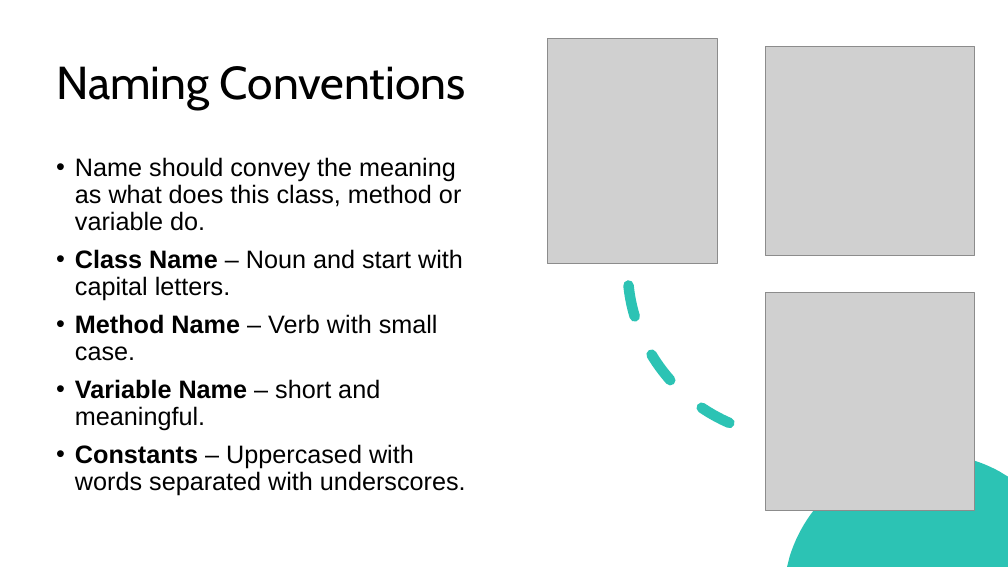
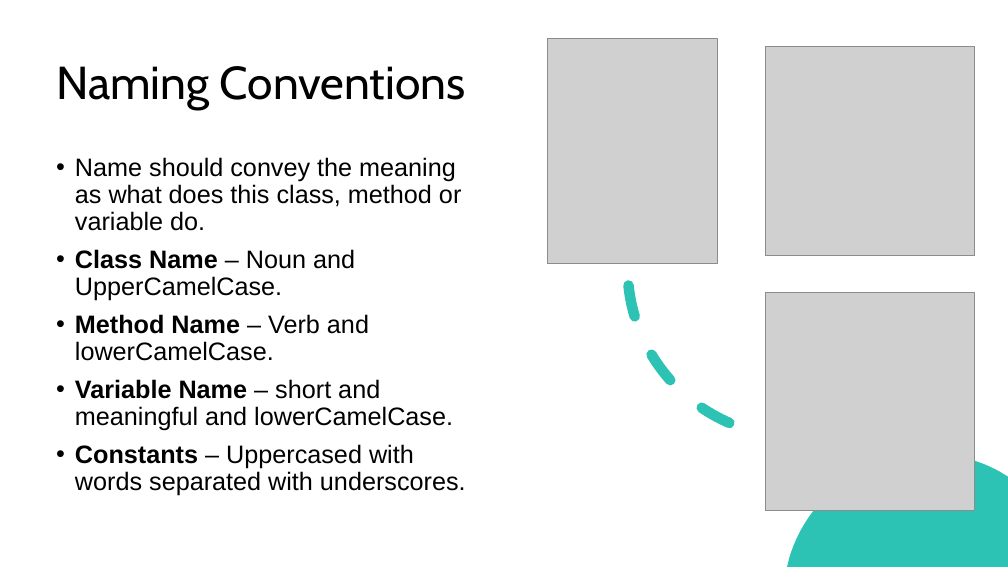
Before and after one commit to pg-dp/KnowledgeBase, a slide deck: slide 5 of Code quality Vikrant Singh.pptx. Drawn at 1008x567 pixels with LibreOffice and Linux fonts; fonts in the diff are those of the drawing; grey boxes stand for pictures. Boxes give left, top, right and bottom in pixels: in the first picture for what was removed or moved away, otherwise in the second. Text is boxed around its words. In the diff, an @@ line names an element or a change of style, - is before the commit and + after.

```diff
--- a/Code quality Vikrant Singh.pptx
+++ b/Code quality Vikrant Singh.pptx
@@ text at (75, 249, 453, 431): text changed @@
-• Class Name – Noun and start with capital letters.
-• Method Name – Verb with small case.
-• Variable Name – short and meaningful.
+• Class Name – Noun and UpperCamelCase.
+• Method Name – Verb and lowerCamelCase.
+• Variable Name – short and meaningful and lowerCamelCase.
```
Also in this commit, not shown: 1 other slide changed.
